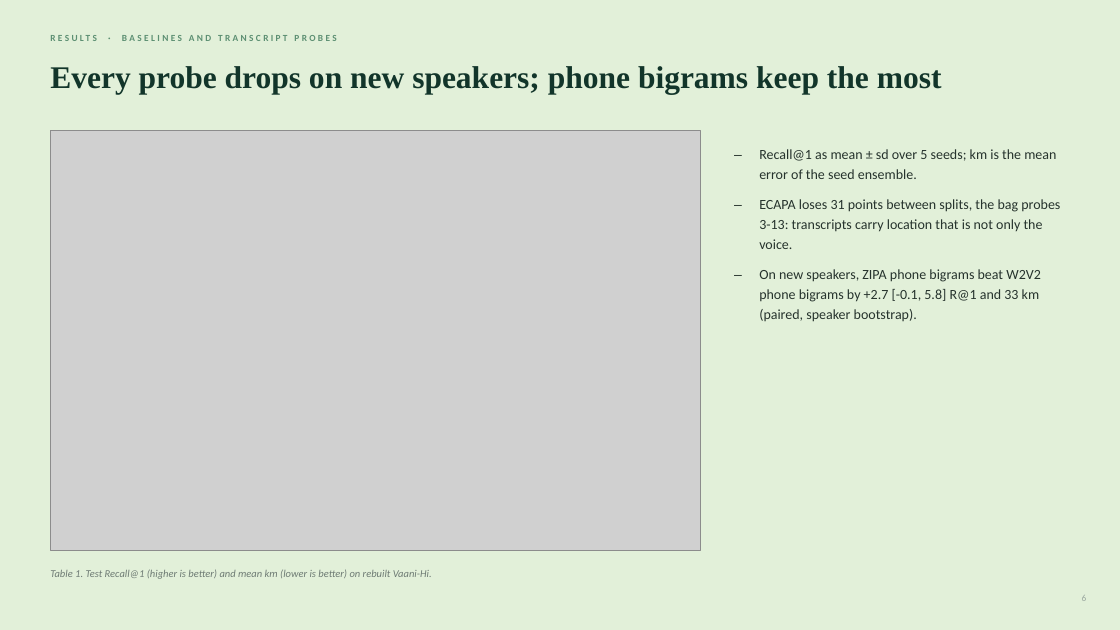
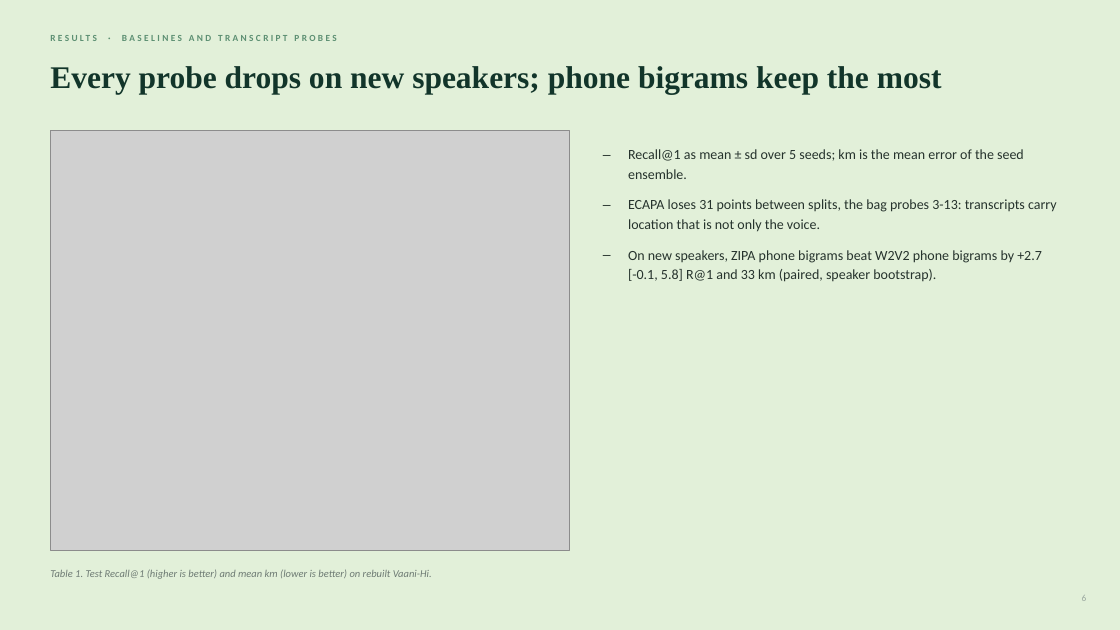
Before and after one commit to unignoramus11/sal-project, a slide deck: slide 6 of slides/mid/mid_evaluation.pptx. Drawn at 1120x630 pixels with LibreOffice and Linux fonts; fonts in the diff are those of the drawing; grey boxes stand for pictures. Boxes give left, top, right and bottom in pixels: in the first picture for what was removed or moved away, otherwise in the second. Text is boxed around its words. In the diff, an @@ line names an element or a change of style, - is before the commit and + after.

```diff
--- a/slides/mid/mid_evaluation.pptx
+++ b/slides/mid/mid_evaluation.pptx
@@ picture: place and size @@
-picture at (50, 130, 701, 550)
+picture at (50, 130, 570, 550)
@@ text "Recall@1 as mean ± sd ..." rewrapped from (759, 149, 1060, 322) to (628, 149, 1057, 282) @@
```
Also in this commit, not shown: 4 other slides changed, 1 slide added, 5 other files.
